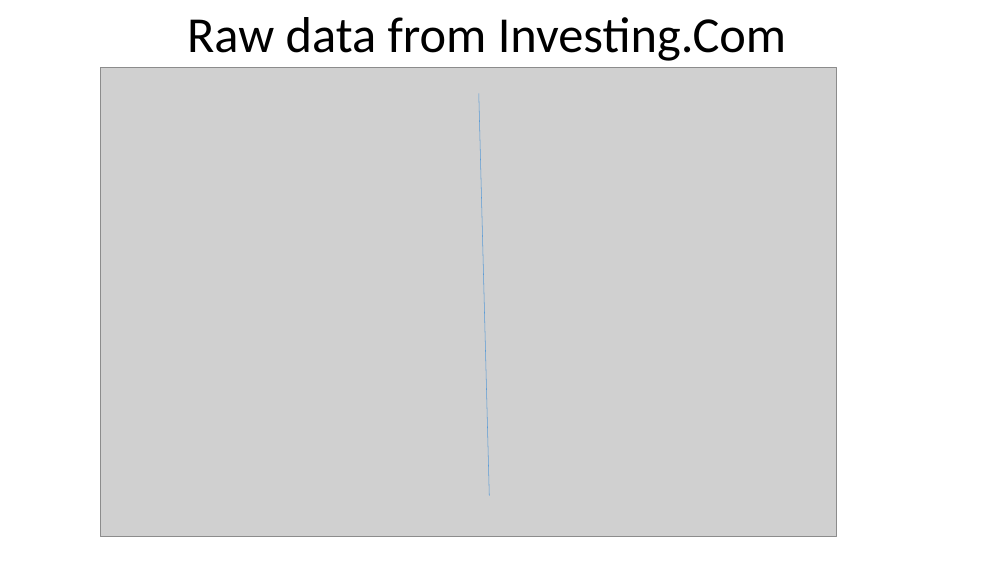
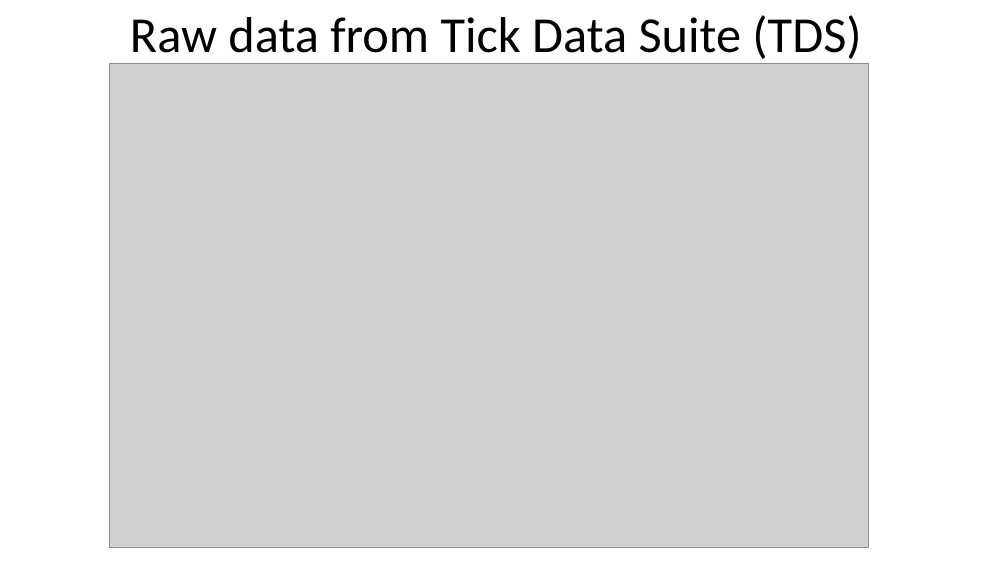
Before and after one commit to Akubue4U/PyProjects, a slide deck: slide 22 of MyBDAThesis/Akubue Simon - Thesis Presentation.pptx (slide 23 before the commit). Drawn at 1008x567 pixels with LibreOffice and Linux fonts; fonts in the diff are those of the drawing; grey boxes stand for pictures. Boxes give left, top, right and bottom in pixels: in the first picture for what was removed or moved away, otherwise in the second. Text is boxed around its words. In the diff, an @@ line names an element or a change of style, - is before the commit and + after.

```diff
--- a/MyBDAThesis/Akubue Simon - Thesis Presentation.pptx
+++ b/MyBDAThesis/Akubue Simon - Thesis Presentation.pptx
@@ text at (x1=130, y1=15, x2=861, y2=64): text changed @@
-Raw data from Investing.Com
+Raw data from Tick Data Suite (TDS)
@@ picture resized from (x1=101, y1=67, x2=837, y2=537) to (x1=110, y1=64, x2=868, y2=548) @@
@@ line removed from (479, 94) to (489, 496) @@
```
Also in this commit, not shown: 17 other slides changed, 3 slides removed, 2 other files.
